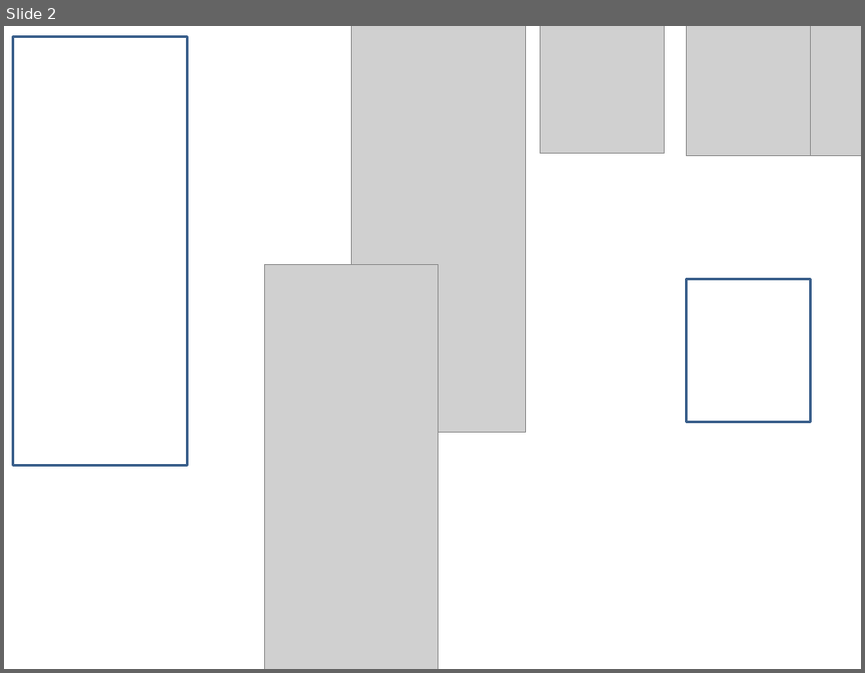
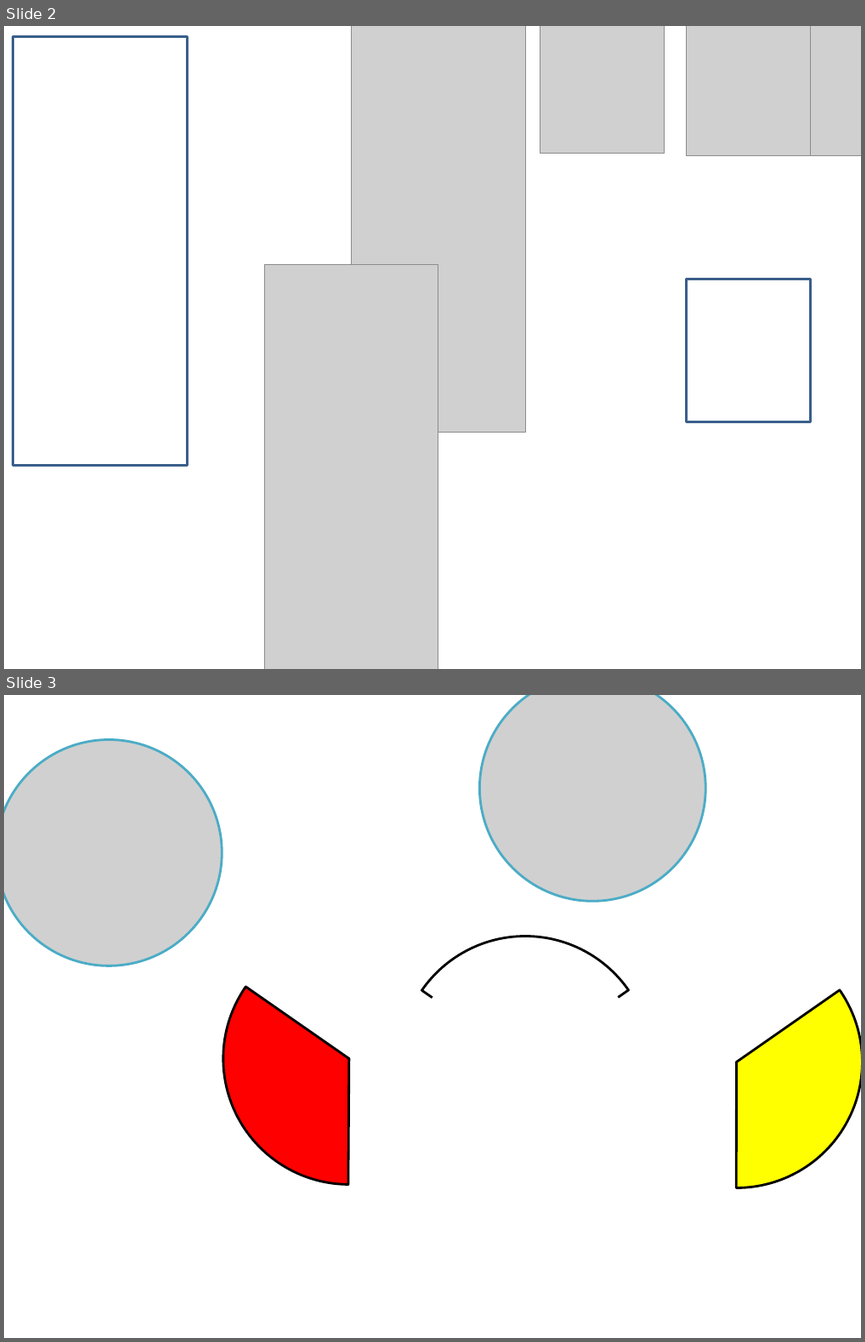
Before and after one commit to AhriHaran/Unity, a slide deck: 프레젠테이션1.pptx. Shown one above the other, each under a label of ours: slide 2 before the commit, slides 2 and 3 after it. The pictures are 865x673 and 865x1342 pixels, drawn with LibreOffice and Linux fonts; fonts in the diff are those of the drawing; grey boxes stand for pictures; background and template pictures are left out. Boxes give left, top, right and bottom in pixels: in the first picture for what was removed or moved away, otherwise in the second. Text is boxed around its words. In the diff, an @@ line names an element or a change of style, - is before the commit and + after.

```diff
--- a/프레젠테이션1.pptx
+++ b/프레젠테이션1.pptx
@@ slide 3 added at box(4, 695, 861, 1338), background #FFFFFF @@
@@ picture added at box(479, 695, 706, 902) @@
@@ picture added at box(4, 739, 222, 966) @@
@@ pie slice (boxed as its full ellipse) added at box(223, 932, 475, 1185), fill #FF0000, outline #000000 2 pt @@
@@ pie slice (boxed as its full ellipse) added at box(399, 936, 651, 1188), fill #FFFFFF, outline #000000 2 pt @@
@@ ellipse added at box(412, 948, 638, 1174), fill #FFFFFF @@
@@ pie slice (boxed as its full ellipse) added at box(611, 936, 861, 1188), fill #FFFF00, outline #000000 2 pt @@
```
Also in this commit, not shown: 1 slide changed, 14 other files.
